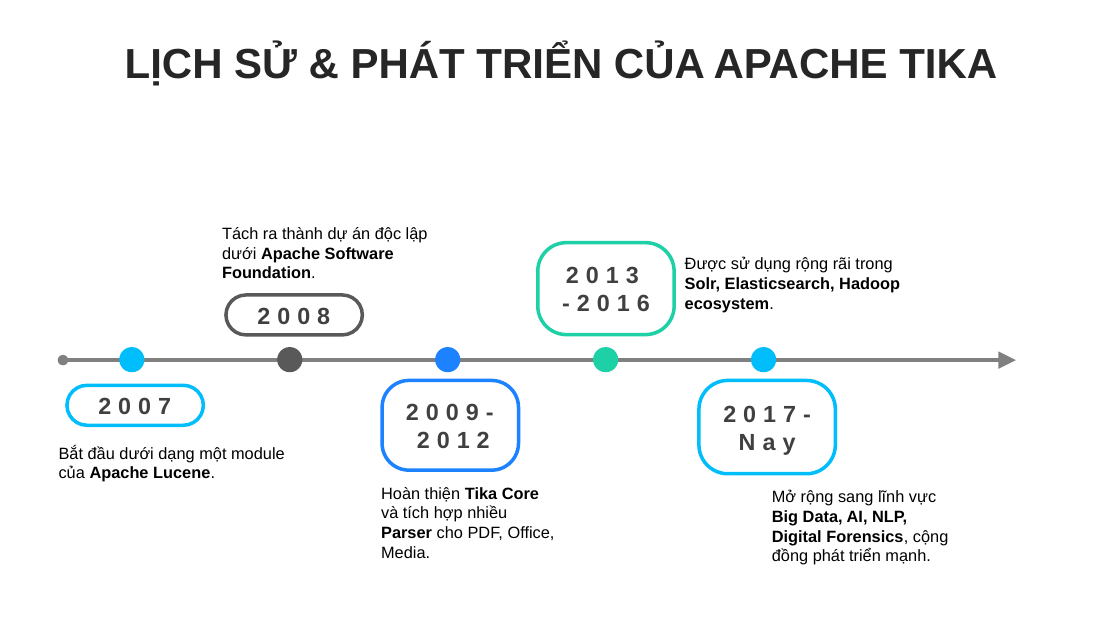
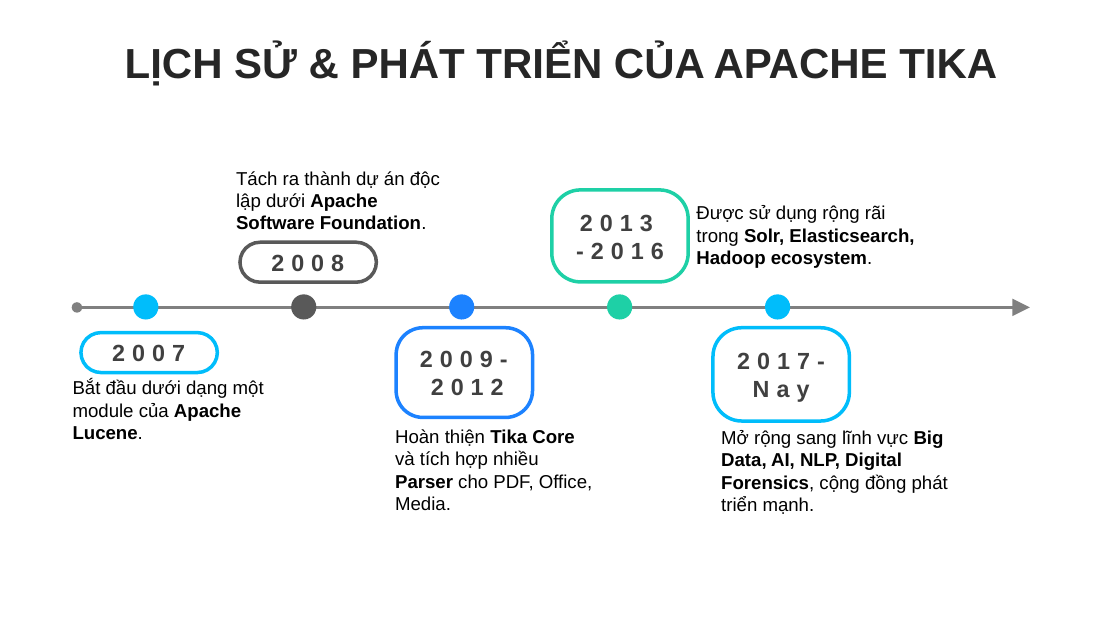
Before and after one commit to dexter826/tika_demo, a slide deck: slide 4 of Report_ApacheTika.pptx (slide 3 before the commit). Drawn at 1120x630 pixels with LibreOffice and Linux fonts; fonts in the diff are those of the drawing. Boxes give left, top, right and bottom in pixels: in the first picture for what was removed or moved away, otherwise in the second. Text is boxed around its words. In the diff, an @@ line names an element or a change of style, - is before the commit and + after.

```diff
--- a/Report_ApacheTika.pptx
+++ b/Report_ApacheTika.pptx
@@ text "Tách ra thành dự án ...": place and size @@
-text "Tách ra thành dự án ..." at [222, 227, 428, 278]
+text "Tách ra thành dự án ..." at [236, 171, 440, 230]
@@ text "Được sử dụng rộng rãi ...": place and size @@
-text "Được sử dụng rộng rãi ..." at [685, 256, 900, 312]
+text "Được sử dụng rộng rãi ..." at [696, 205, 914, 268]
@@ double arrow moved from (63, 360) - (1016, 360) to (77, 308) - (1030, 308) @@
@@ 5 texts, 5 rounded rectangles, 5 ellipses: place and size @@
-5 texts, 5 rounded rectangles, 5 ellipses at [67, 243, 835, 474]
+5 texts, 5 rounded rectangles, 5 ellipses at [81, 190, 849, 421]
@@ text "Bắt đầu dưới dạng một ...": place and size @@
-text "Bắt đầu dưới dạng một ..." at [59, 445, 285, 482]
+text "Bắt đầu dưới dạng một ..." at [73, 380, 264, 440]
@@ text "Hoàn thiện Tika Core và ...": place and size @@
-text "Hoàn thiện Tika Core và ..." at [381, 487, 555, 558]
+text "Hoàn thiện Tika Core và ..." at [395, 429, 592, 511]
@@ size 14 to 16 pt in 5 elements at [696, 205, 914, 268], [236, 171, 440, 230], [73, 380, 264, 440], [395, 429, 592, 511], [721, 430, 948, 514] @@
@@ text "Mở rộng sang lĩnh vực ...": place and size @@
-text "Mở rộng sang lĩnh vực ..." at [772, 489, 948, 565]
+text "Mở rộng sang lĩnh vực ..." at [721, 430, 948, 514]
```
Also in this commit, not shown: 6 other slides changed, 2 slides added, 1 slide removed, 2 other files.
